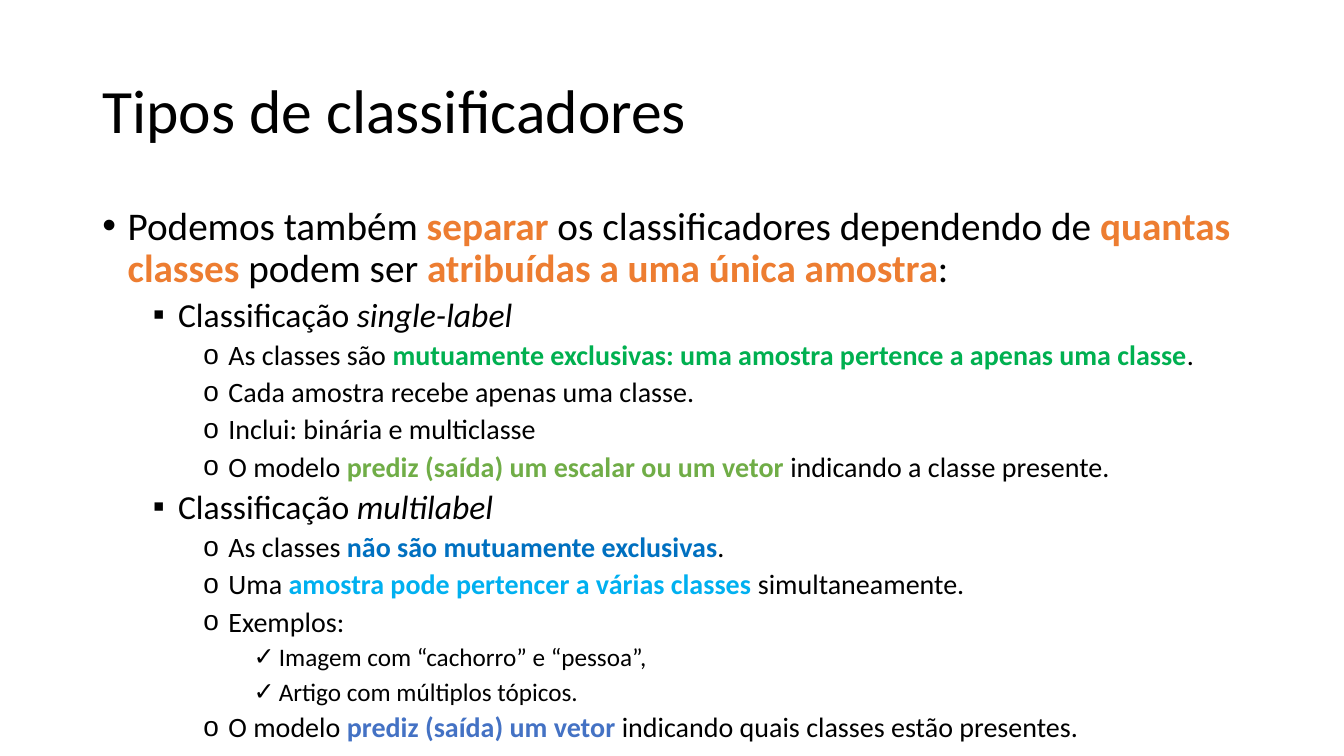
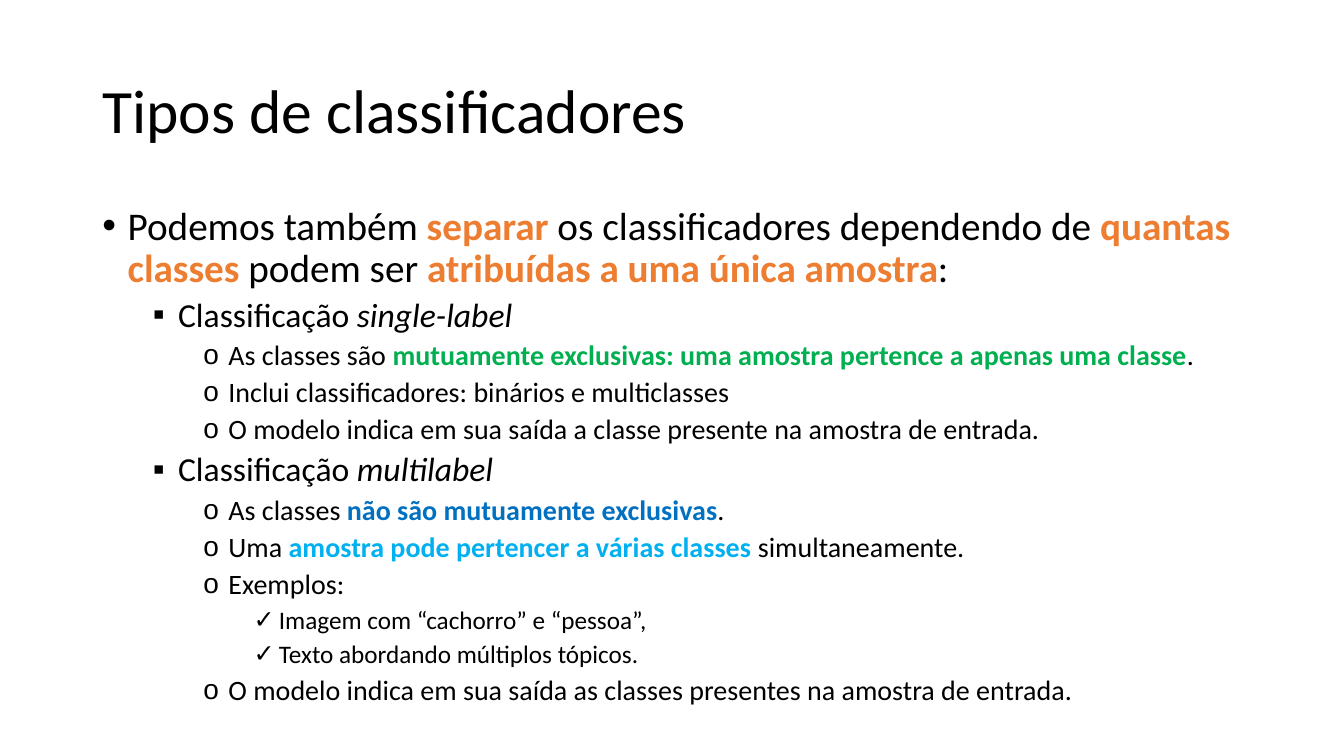
Before and after one commit to zz4fap/c24_inteligencia_artificial, a slide deck: slide 6 of slides/C24_Classificação.pptx (slide 7 before the commit). Drawn at 1344x756 pixels with LibreOffice and Linux fonts; fonts in the diff are those of the drawing. Boxes give left, top, right and bottom in pixels: in the first picture for what was removed or moved away, otherwise in the second. Text is boxed around its words. In the diff, an @@ line names an element or a change of style, - is before the commit and + after.

Commit message:
new slides

```diff
--- a/slides/C24_Classificação.pptx
+++ b/slides/C24_Classificação.pptx
@@ text at box(228, 382, 1039, 444): text changed @@
-    o Cada amostra recebe apenas uma classe.
-    o Inclui: binária e multiclasse
-    o O modelo prediz (saída) um escalar ou um vetor indicando a classe presente.
+    o Inclui classificadores: binários e multiclasses
+    o O modelo indica em sua saída a classe presente na amostra de entrada.
@@ text at box(228, 645, 1072, 705): text changed @@
-      ✓ Artigo com múltiplos tópicos.
-    o O modelo prediz (saída) um vetor indicando quais classes estão presentes.
+      ✓ Texto abordando múltiplos tópicos.
+    o O modelo indica em sua saída as classes presentes na amostra de entrada.
```
Also in this commit, not shown: 2 other slides changed, 1 slide added, 1 slide removed, 2 other files.
